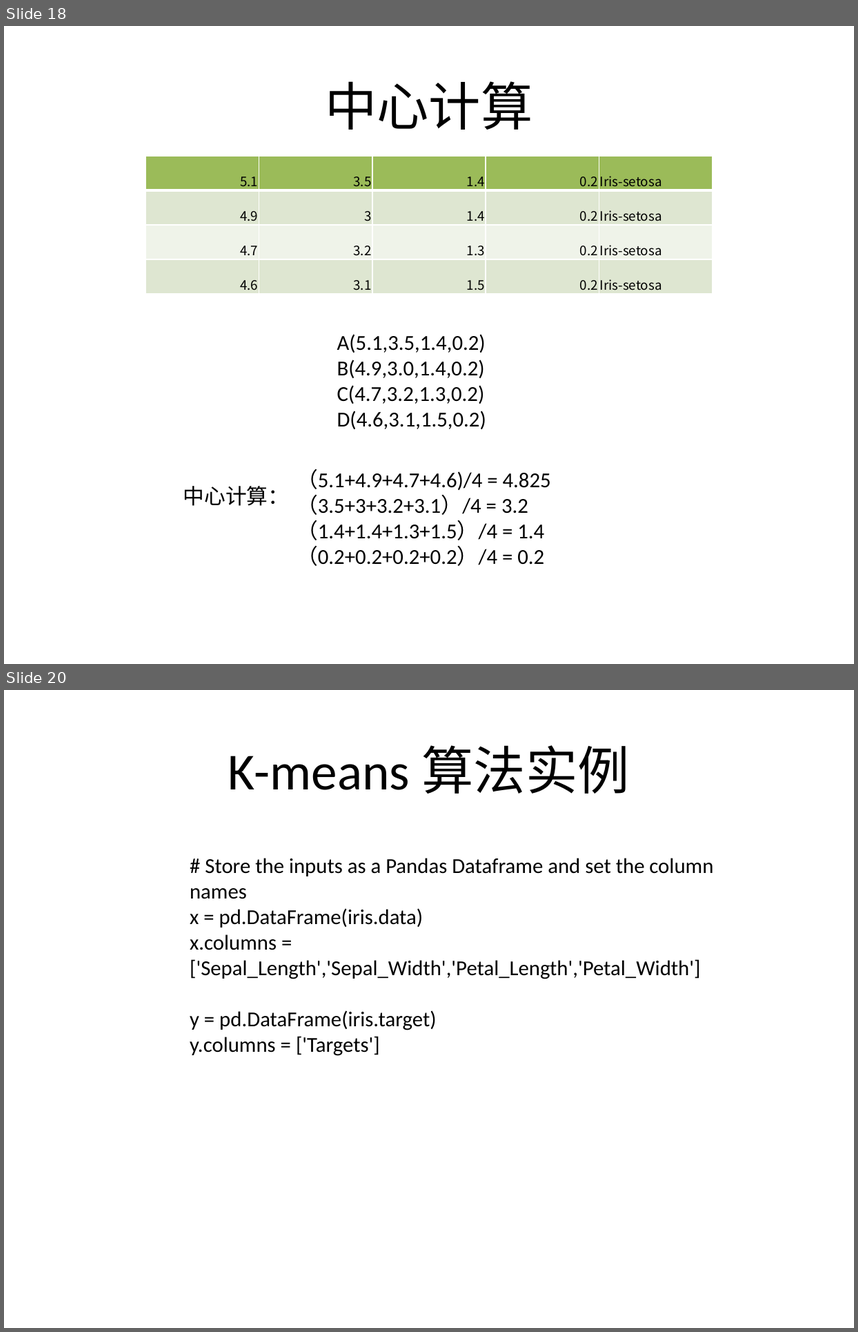
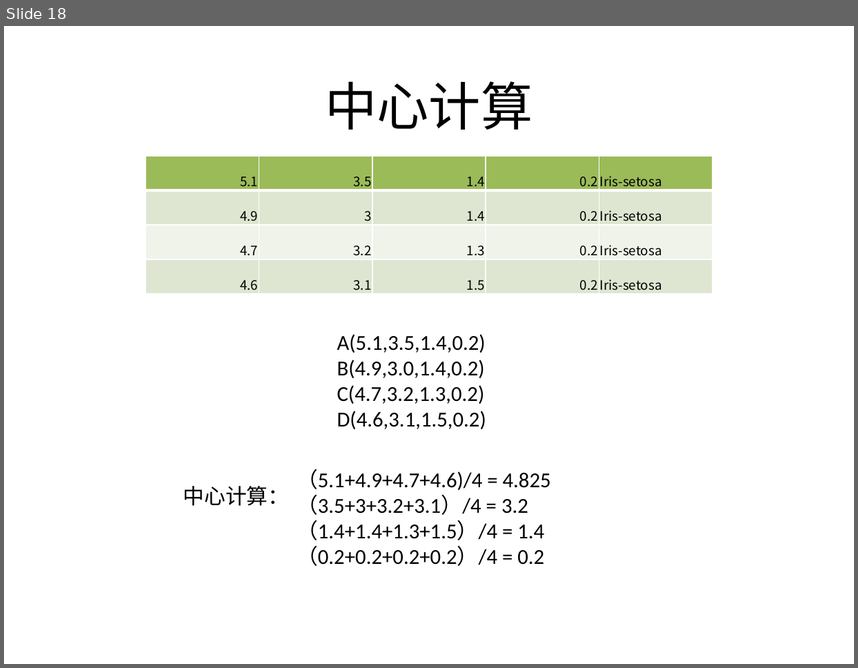
Before and after one commit to BattalionCommander/Python, a slide deck: cls_23聚类算法.ppt. Shown one above the other, each under a label of ours: slides 18 and 20 before the commit, slide 18 after it; the slides between them are not shown. The pictures are 858x1332 and 858x668 pixels, drawn with LibreOffice and Linux fonts; fonts in the diff are those of the drawing; background and template pictures are left out. Boxes give left, top, right and bottom in pixels: in the first picture for what was removed or moved away, otherwise in the second. Text is boxed around its words. In the diff, an @@ line names an element or a change of style, - is before the commit and + after.

```diff
--- a/cls_23聚类算法.ppt
+++ b/cls_23聚类算法.ppt
@@ slide 20 removed at bbox=[4, 690, 854, 1328], background picture (left out) @@
@@ title removed at bbox=[228, 745, 630, 793] @@
-K-means 算法实例
@@ text removed at bbox=[190, 858, 713, 1056] @@
-# Store the inputs as a Pandas Dataframe and set the column names
-x = pd.DataFrame(iris.data)
-x.columns = ['Sepal_Length','Sepal_Width','Petal_Length','Petal_Width']
-y = pd.DataFrame(iris.target)
-y.columns = ['Targets']
```
Also in this commit, not shown: 9 slides changed, 2 other files.
